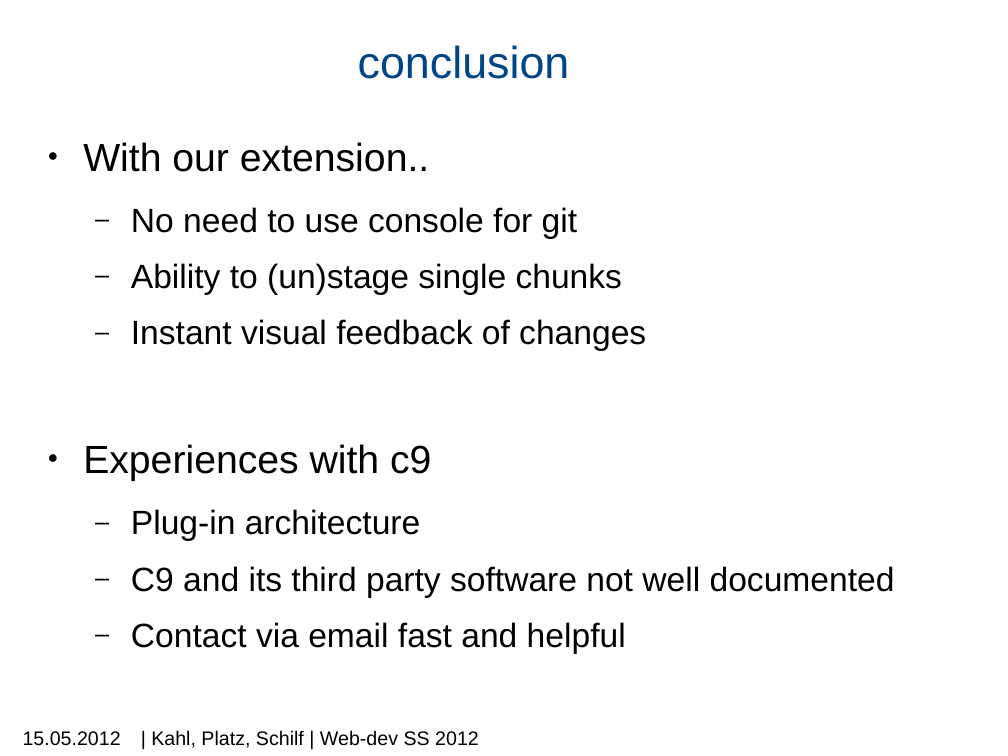
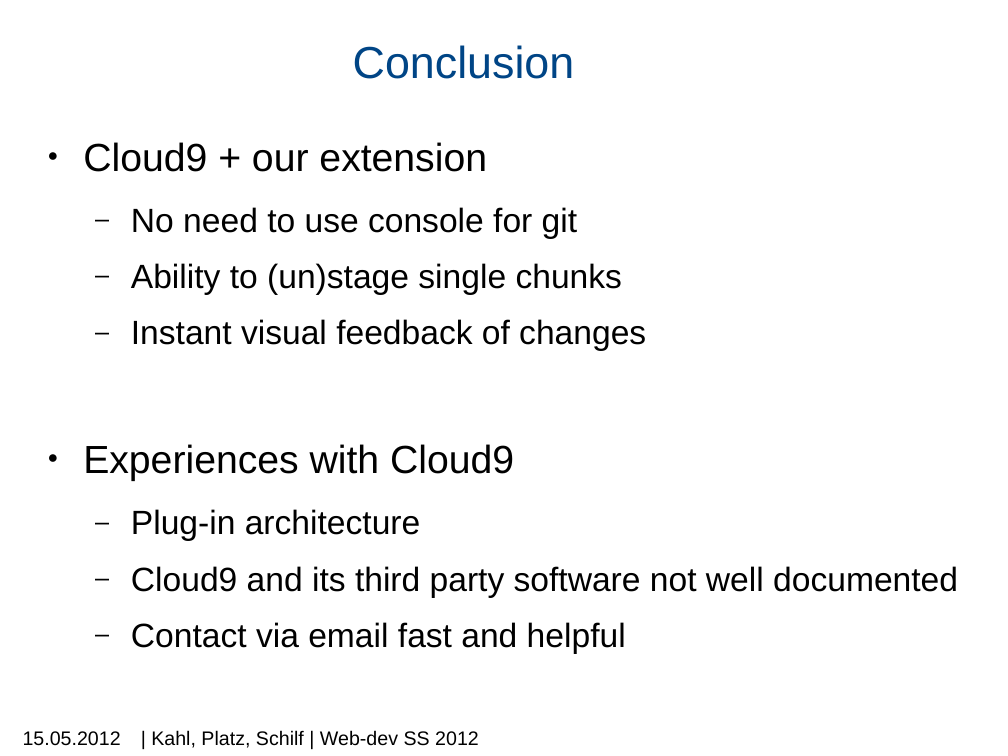
Before and after one commit to machisuji/webdev-spm, a slide deck: slide 14 of seminar/presentation/mps-c9.pptx (slide 13 before the commit). Drawn at 1008x756 pixels with LibreOffice and Linux fonts; fonts in the diff are those of the drawing; background and template pictures are left out. Boxes give left, top, right and bottom in pixels: in the first picture for what was removed or moved away, otherwise in the second. Text is boxed around its words. In the diff, an @@ line names an element or a change of style, - is before the commit and + after.

```diff
--- a/seminar/presentation/mps-c9.pptx
+++ b/seminar/presentation/mps-c9.pptx
@@ title at [353, 45, 575, 79]: text changed @@
-conclusion
+Conclusion
@@ text at [83, 142, 487, 172]: text changed @@
-● With our extension..
+● Cloud9 + our extension
@@ text at [83, 444, 514, 481]: text changed @@
-● Experiences with c9
+● Experiences with Cloud9
@@ text at [131, 566, 958, 598]: text changed @@
-  – C9 and its third party software not well documented
+  – Cloud9 and its third party software not well documented
```
Also in this commit, not shown: 3 other slides changed, 3 slides added, 2 slides removed.
